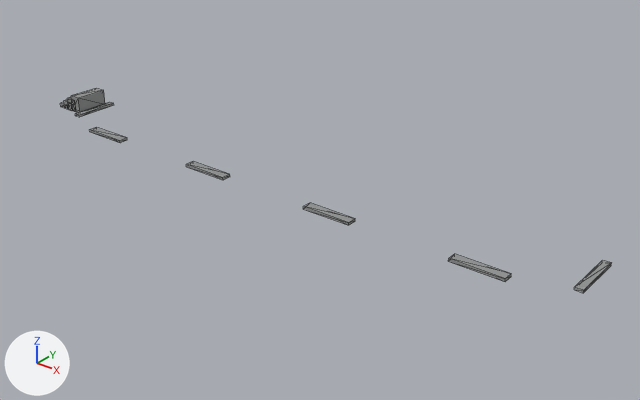
One commit to the OBJ model Assets/KongZuo/Art/KZ_OperaHouse_P0_V03/Models/05_Backstage__STONE_DARK.obj: the scene before it, then after it.
The view is the same before and after, from a 50 mm camera at (16.8, -32.3, 11.8) aimed at (0.9, -12.5, -0.6). Arrows for +X, +Y and +Z are at lower left; the lights stay in place. The picture after the commit comes second. Mesh edges are drawn as thin lines. Where no turn or scale is listed for an object, it has been applied to the vertices.

The first picture shows '05_Backstage__STONE_DARK'.
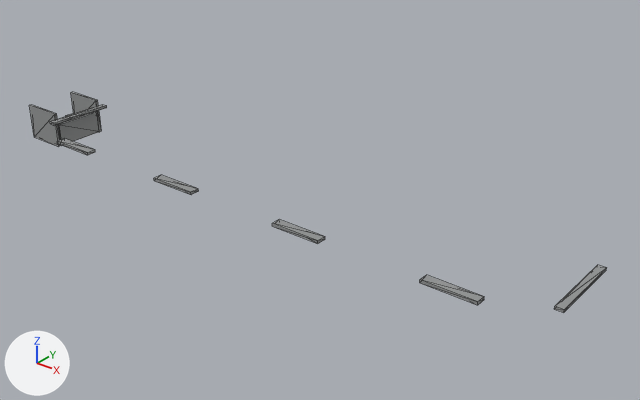
The change in detail:
me_05_backstage__stone_dark is used by ob_05_backstage__stone_dark; location (0.0, 0.0, 0.0).
me_05_backstage__stone_dark had 80 vertices, 120 faces and spanned x -11.4..10.1, y -14.2..-11.7, z 0.0..0.6.
me_05_backstage__stone_dark now has 112 vertices, 168 faces and spans x -11.7..10.1, y -15.6..-12.0, z -1.0..0.3.
me_05_backstage__stone_dark part 1: the loose piece of 8 vertices spanning x -8.3..-6.7, y -14.2..-13.8, z 0.0..0.1 is moved by (0.0, -1.4, 0.0).
me_05_backstage__stone_dark part 2: the loose piece of 8 vertices spanning x -3.3..-1.7, y -14.2..-13.8, z 0.0..0.1 is moved by (0.0, -1.4, 0.0).
me_05_backstage__stone_dark part 3: the loose piece of 8 vertices spanning x 1.7..3.3, y -14.2..-13.8, z 0.0..0.1 is moved by (0.0, -1.4, 0.0).
me_05_backstage__stone_dark part 4: the loose piece of 8 vertices spanning x 6.7..8.3, y -14.2..-13.8, z 0.0..0.1 is moved by (0.0, -1.4, 0.0).
me_05_backstage__stone_dark part 5: a new loose piece, a box spanning x 9.875..10.125, y -14.557..-11.99, z 0.0..0.08, in mat_stone_dark (grey #939595).
me_05_backstage__stone_dark part 6: a new loose piece, a box spanning x -10.125..-9.875, y -14.557..-12.137, z 0.0..0.08, in mat_stone_dark (grey #939595).
me_05_backstage__stone_dark part 7: a new loose piece, a box spanning x -10.59..-10.15, y -14.17..-12.41, z -0.98..-0.17, in mat_stone_dark (grey #939595).
me_05_backstage__stone_dark part 8: the loose piece of 8 vertices spanning x -10.1..-9.9, y -13.4..-11.8, z 0.0..0.1 is moved by (-1.4, -0.7, -0.9).
me_05_backstage__stone_dark part 9: a new loose piece, a box spanning x -11.72..-10.17, y -12.38..-12.28, z -1.0..0.29, in mat_stone_dark (grey #939595).
me_05_backstage__stone_dark part 10: a new loose piece, a box spanning x -11.72..-10.17, y -14.29..-14.19, z -1.0..0.29, in mat_stone_dark (grey #939595).
me_05_backstage__stone_dark part 11: the loose piece of 8 vertices spanning x -10.6..-10.2, y -13.2..-12.0, z 0.0..0.6 is deleted.
me_05_backstage__stone_dark part 12: the loose piece of 8 vertices spanning x -10.9..-10.4, y -13.2..-12.0, z 0.0..0.5 is deleted.
Other edits to the shape of me_05_backstage__stone_dark do not show in these pictures.

What differs and where, as boxes [x1, y1, x2, y2] in the pictures (640 x 400 px; the box of a moved part takes in the faces that stretch with it):
'05_Backstage__STONE_DARK', reshaped (7% taller): before [60, 88, 611, 293]; after [29, 92, 607, 312]
part 1 of me_05_backstage__stone_dark, moved or reshaped: before [90, 127, 127, 143]; after [57, 138, 95, 155]
part 2 of me_05_backstage__stone_dark, moved or reshaped: before [186, 161, 230, 180]; after [154, 175, 199, 195]
part 3 of me_05_backstage__stone_dark, moved or reshaped: before [303, 203, 355, 225]; after [272, 219, 325, 244]
part 4 of me_05_backstage__stone_dark, moved or reshaped: before [448, 254, 511, 282]; after [420, 275, 484, 305]
part 5 of me_05_backstage__stone_dark, added: after [554, 265, 607, 312]
part 6 of me_05_backstage__stone_dark, added: after [50, 105, 107, 125]
part 7 of me_05_backstage__stone_dark, added: after [58, 112, 99, 141]
part 8 of me_05_backstage__stone_dark, moved or reshaped (not visible afterwards): before [75, 102, 114, 117]
part 9 of me_05_backstage__stone_dark, added: after [71, 92, 101, 132]
part 10 of me_05_backstage__stone_dark, added: after [29, 105, 61, 146]
part 11 of me_05_backstage__stone_dark, deleted: before [71, 88, 105, 112]
part 12 of me_05_backstage__stone_dark, deleted: before [67, 97, 76, 112]
